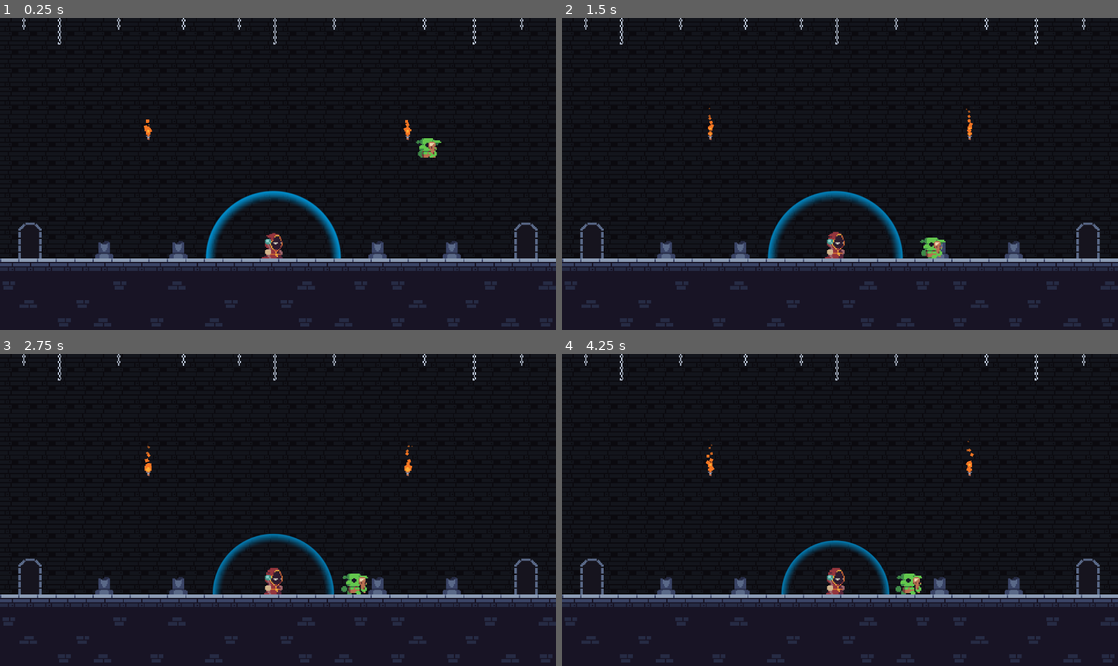
Above: before the commit, frames 1-4 (two rows, left to right).
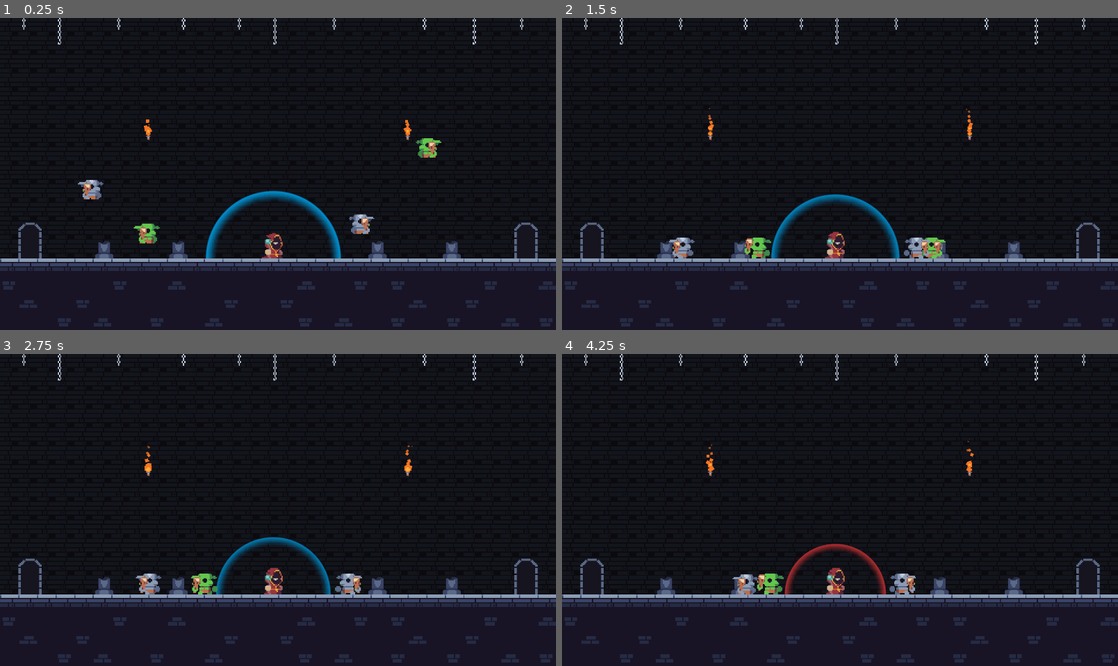
Above: after the commit, the same moments.

Repository: Joao-victor-da-silva/Let_Me_Brew
Game: Godot game, scene res://cenas/jogo.tscn
Two runs of this game, one before a commit and one after it. Both use one fixed random seed, a clock stepped at 60 frames per second and the inputs below.
Inputs:
- Up to frame 1 (0.25 s): no input
- Up to frame 2 (1.5 s): no input
- Up to frame 3 (2.75 s): no input
- Up to frame 4 (4.25 s): no input

The runs differ from the first frame. In frame 1, 0.6% of the frame differs, in the area x 14-68%, y 51-73%; in frame 2, 1.9%, in the area x 19-67%, y 55-78%; in frame 3, 1.8%; in frame 4, 1.6%.

Commit message:
Variante do Goblin (versão metal)

Diff:
--- a/cenas/goblin.gd
+++ /dev/null
@@ -1 +0,0 @@
-extends "res://cenas/monstro.gd"
--- a/cenas/jogo.tscn
+++ b/cenas/jogo.tscn
@@ -1,15 +1,43 @@
-[gd_scene load_steps=10 format=3 uid="uid://c4xv1ryc5mhif"]
+[gd_scene load_steps=11 format=3 uid="uid://c4xv1ryc5mhif"]
 
 [ext_resource type="Script" uid="uid://bltim5nr3rmtn" path="res://cenas/jogo.gd" id="1_bkotw"]
 [ext_resource type="PackedScene" uid="uid://c1c5sbup2ejfk" path="res://cenas/mago.tscn" id="1_k46e6"]
 [ext_resource type="PackedScene" uid="uid://bymer1w1owwpa" path="res://cenas/castelo.tscn" id="2_32vai"]
-[ext_resource type="PackedScene" uid="uid://dg8xkso3krrth" path="res://cenas/goblin.tscn" id="3_1frua"]
+[ext_resource type="PackedScene" uid="uid://dg8xkso3krrth" path="res://cenas/monstros/goblin.tscn" id="3_1frua"]
+[ext_resource type="PackedScene" uid="uid://csnbeq0upxv6f" path="res://cenas/monstros/goblin_metal.tscn" id="5_dmxwg"]
 
 [sub_resource type="RectangleShape2D" id="RectangleShape2D_1frua"]
 size = Vector2(576, 80)
 
 [sub_resource type="RectangleShape2D" id="RectangleShape2D_bkotw"]
 size = Vector2(48, 208)
+
+[sub_resource type="Animation" id="Animation_dmxwg"]
+length = 0.001
+tracks/0/type = "value"
+tracks/0/imported = false
+tracks/0/enabled = true
+tracks/0/path = NodePath("CanvasModulate:color")
+tracks/0/interp = 1
+tracks/0/loop_wrap = true
+tracks/0/keys = {
+"times": PackedFloat32Array(0),
+"transitions": PackedFloat32Array(1),
+"update": 0,
+"values": [Color(1, 1, 1, 1)]
+}
+tracks/1/type = "value"
+tracks/1/imported = false
+tracks/1/enabled = true
+tracks/1/path = NodePath("CanvasLayer:visible")
+tracks/1/interp = 1
+tracks/1/loop_wrap = true
+tracks/1/keys = {
+"times": PackedFloat32Array(0),
+"transitions": PackedFloat32Array(1),
+"update": 1,
+"values": [false]
+}
 
 [sub_resource type="Animation" id="Animation_bkotw"]
 resource_name = "game_over"
@@ -37,33 +65,6 @@
 "transitions": PackedFloat32Array(1),
 "update": 1,
 "values": [true]
-}
-
-[sub_resource type="Animation" id="Animation_dmxwg"]
-length = 0.001
-tracks/0/type = "value"
-tracks/0/imported = false
-tracks/0/enabled = true
-tracks/0/path = NodePath("CanvasModulate:color")
-tracks/0/interp = 1
-tracks/0/loop_wrap = true
-tracks/0/keys = {
-"times": PackedFloat32Array(0),
-"transitions": PackedFloat32Array(1),
-"update": 0,
-"values": [Color(1, 1, 1, 1)]
-}
-tracks/1/type = "value"
-tracks/1/imported = false
-tracks/1/enabled = true
-tracks/1/path = NodePath("CanvasLayer:visible")
-tracks/1/interp = 1
-tracks/1/loop_wrap = true
-tracks/1/keys = {
-"times": PackedFloat32Array(0),
-"transitions": PackedFloat32Array(1),
-"update": 1,
-"values": [false]
 }
 
 [sub_resource type="AnimationLibrary" id="AnimationLibrary_dmxwg"]
@@ -153,6 +154,15 @@
 [node name="Goblin" parent="Mundo" instance=ExtResource("3_1frua")]
 position = Vector2(379, 111)
 
+[node name="Goblin2" parent="Mundo" instance=ExtResource("3_1frua")]
+position = Vector2(119, 185)
+
+[node name="GoblinMetal" parent="Mundo" instance=ExtResource("5_dmxwg")]
+position = Vector2(75, 147)
+
+[node name="GoblinMetal2" parent="Mundo" instance=ExtResource("5_dmxwg")]
+position = Vector2(316, 177)
+
 [node name="CanvasModulate" type="CanvasModulate" parent="."]
 
 [node name="AnimationPlayer" type="AnimationPlayer" parent="."]
--- a/cenas/goblin.tscn
+++ b/cenas/monstros/goblin.tscn
@@ -1,6 +1,6 @@
 [gd_scene load_steps=31 format=3 uid="uid://dg8xkso3krrth"]
 
-[ext_resource type="Script" uid="uid://conspumor51a" path="res://cenas/monstro.gd" id="1_j68pu"]
+[ext_resource type="Script" uid="uid://conspumor51a" path="res://cenas/monstros/monstro.gd" id="1_j68pu"]
 [ext_resource type="Texture2D" uid="uid://yykmgtuct51q" path="res://assets/sprites/GoblinGreen_Walk.png" id="2_5jscv"]
 [ext_resource type="Texture2D" uid="uid://cwdt2u2ax07ox" path="res://assets/sprites/GoblinGreen_Attack.png" id="3_iig2t"]
 [ext_resource type="Texture2D" uid="uid://7jt4rsjiwfqo" path="res://assets/sprites/GoblinGreen_Idle.png" id="4_2xymw"]
--- /dev/null
+++ b/cenas/monstros/goblin_metal.tscn
@@ -0,0 +1,191 @@
+[gd_scene load_steps=27 format=3 uid="uid://csnbeq0upxv6f"]
+
+[ext_resource type="PackedScene" uid="uid://dg8xkso3krrth" path="res://cenas/monstros/goblin.tscn" id="1_ko7e5"]
+[ext_resource type="Texture2D" uid="uid://b18sqc6d8mn33" path="res://assets/sprites/Sheet_GoblinGray.png" id="2_4dpmb"]
+
+[sub_resource type="AtlasTexture" id="AtlasTexture_50dy4"]
+atlas = ExtResource("2_4dpmb")
+region = Rect2(0, 96, 48, 48)
+
+[sub_resource type="AtlasTexture" id="AtlasTexture_4dpmb"]
+atlas = ExtResource("2_4dpmb")
+region = Rect2(48, 96, 48, 48)
+
+[sub_resource type="AtlasTexture" id="AtlasTexture_if822"]
+atlas = ExtResource("2_4dpmb")
+region = Rect2(96, 96, 48, 48)
+
+[sub_resource type="AtlasTexture" id="AtlasTexture_rcmm4"]
+atlas = ExtResource("2_4dpmb")
+region = Rect2(144, 96, 48, 48)
+
+[sub_resource type="AtlasTexture" id="AtlasTexture_6o1x5"]
+atlas = ExtResource("2_4dpmb")
+region = Rect2(192, 96, 48, 48)
+
+[sub_resource type="AtlasTexture" id="AtlasTexture_hs4jj"]
+atlas = ExtResource("2_4dpmb")
+region = Rect2(240, 96, 48, 48)
+
+[sub_resource type="AtlasTexture" id="AtlasTexture_mujt0"]
+atlas = ExtResource("2_4dpmb")
+region = Rect2(288, 96, 48, 48)
+
+[sub_resource type="AtlasTexture" id="AtlasTexture_xgf1b"]
+atlas = ExtResource("2_4dpmb")
+region = Rect2(336, 96, 48, 48)
+
+[sub_resource type="AtlasTexture" id="AtlasTexture_1eub8"]
+atlas = ExtResource("2_4dpmb")
+region = Rect2(0, 192, 48, 48)
+
+[sub_resource type="AtlasTexture" id="AtlasTexture_hxjpn"]
+atlas = ExtResource("2_4dpmb")
+region = Rect2(48, 192, 48, 48)
+
+[sub_resource type="AtlasTexture" id="AtlasTexture_x2yqh"]
+atlas = ExtResource("2_4dpmb")
+region = Rect2(96, 192, 48, 48)
+
+[sub_resource type="AtlasTexture" id="AtlasTexture_x0noa"]
+atlas = ExtResource("2_4dpmb")
+region = Rect2(144, 192, 48, 48)
+
+[sub_resource type="AtlasTexture" id="AtlasTexture_wkx2d"]
+atlas = ExtResource("2_4dpmb")
+region = Rect2(192, 192, 48, 48)
+
+[sub_resource type="AtlasTexture" id="AtlasTexture_vasfh"]
+atlas = ExtResource("2_4dpmb")
+region = Rect2(240, 192, 48, 48)
+
+[sub_resource type="AtlasTexture" id="AtlasTexture_7mifs"]
+atlas = ExtResource("2_4dpmb")
+region = Rect2(0, 192, 48, 48)
+
+[sub_resource type="AtlasTexture" id="AtlasTexture_py0bf"]
+atlas = ExtResource("2_4dpmb")
+region = Rect2(0, 0, 48, 48)
+
+[sub_resource type="AtlasTexture" id="AtlasTexture_h773j"]
+atlas = ExtResource("2_4dpmb")
+region = Rect2(48, 0, 48, 48)
+
+[sub_resource type="AtlasTexture" id="AtlasTexture_ik811"]
+atlas = ExtResource("2_4dpmb")
+region = Rect2(96, 0, 48, 48)
+
+[sub_resource type="AtlasTexture" id="AtlasTexture_etfwf"]
+atlas = ExtResource("2_4dpmb")
+region = Rect2(144, 0, 48, 48)
+
+[sub_resource type="AtlasTexture" id="AtlasTexture_xtvl6"]
+atlas = ExtResource("2_4dpmb")
+region = Rect2(192, 0, 48, 48)
+
+[sub_resource type="AtlasTexture" id="AtlasTexture_lx71c"]
+atlas = ExtResource("2_4dpmb")
+region = Rect2(240, 0, 48, 48)
+
+[sub_resource type="AtlasTexture" id="AtlasTexture_bhqdj"]
+atlas = ExtResource("2_4dpmb")
+region = Rect2(288, 0, 48, 48)
+
+[sub_resource type="AtlasTexture" id="AtlasTexture_7u2lm"]
+atlas = ExtResource("2_4dpmb")
+region = Rect2(336, 0, 48, 48)
+
+[sub_resource type="SpriteFrames" id="SpriteFrames_xtvl6"]
+animations = [{
+"frames": [{
+"duration": 1.0,
+"texture": SubResource("AtlasTexture_50dy4")
+}, {
+"duration": 1.0,
+"texture": SubResource("AtlasTexture_4dpmb")
+}, {
+"duration": 1.0,
+"texture": SubResource("AtlasTexture_if822")
+}, {
+"duration": 1.0,
+"texture": SubResource("AtlasTexture_rcmm4")
+}, {
+"duration": 1.0,
+"texture": SubResource("AtlasTexture_6o1x5")
+}, {
+"duration": 1.0,
+"texture": SubResource("AtlasTexture_hs4jj")
+}, {
+"duration": 1.0,
+"texture": SubResource("AtlasTexture_mujt0")
+}, {
+"duration": 1.0,
+"texture": SubResource("AtlasTexture_xgf1b")
+}],
+"loop": true,
+"name": &"andando",
+"speed": 10.0
+}, {
+"frames": [{
+"duration": 1.0,
+"texture": SubResource("AtlasTexture_1eub8")
+}, {
+"duration": 1.0,
+"texture": SubResource("AtlasTexture_hxjpn")
+}, {
+"duration": 1.0,
+"texture": SubResource("AtlasTexture_x2yqh")
+}, {
+"duration": 1.0,
+"texture": SubResource("AtlasTexture_x0noa")
+}, {
+"duration": 1.0,
+"texture": SubResource("AtlasTexture_wkx2d")
+}, {
+"duration": 1.0,
+"texture": SubResource("AtlasTexture_vasfh")
+}, {
+"duration": 1.0,
+"texture": SubResource("AtlasTexture_7mifs")
+}],
+"loop": false,
+"name": &"ataque",
+"speed": 12.0
+}, {
+"frames": [{
+"duration": 1.0,
+"texture": SubResource("AtlasTexture_py0bf")
+}, {
+"duration": 1.0,
+"texture": SubResource("AtlasTexture_h773j")
+}, {
+"duration": 1.0,
+"texture": SubResource("AtlasTexture_ik811")
+}, {
+"duration": 1.0,
+"texture": SubResource("AtlasTexture_etfwf")
+}, {
+"duration": 1.0,
+"texture": SubResource("AtlasTexture_xtvl6")
+}, {
+"duration": 1.0,
+"texture": SubResource("AtlasTexture_lx71c")
+}, {
+"duration": 1.0,
+"texture": SubResource("AtlasTexture_bhqdj")
+}, {
+"duration": 1.0,
+"texture": SubResource("AtlasTexture_7u2lm")
+}],
+"loop": true,
+"name": &"parado",
+"speed": 12.0
+}]
+
+[node name="GoblinMetal" instance=ExtResource("1_ko7e5")]
+speed = 20.0
+vida_maxima = 40
+dano = 10
+
+[node name="Sprite" parent="." index="0"]
+sprite_frames = SubResource("SpriteFrames_xtvl6")
--- a/cenas/monstro.gd
+++ b/cenas/monstros/monstro.gd
@@ -1,8 +1,10 @@
 extends CharacterBody2D
 
 const gravity = 300.0
-const speed = 40.0
-const dano = 20
+
+@export var speed = 40.0
+@export var vida_maxima = 20
+@export var dano = 5
 
 @onready var sprite = $Sprite
 @onready var timer_ataque = $TimerAtaque
Not shown, removed: cenas/goblin.gd.uid
Renamed: cenas/monstro.gd.uid -> cenas/monstros/monstro.gd.uid
